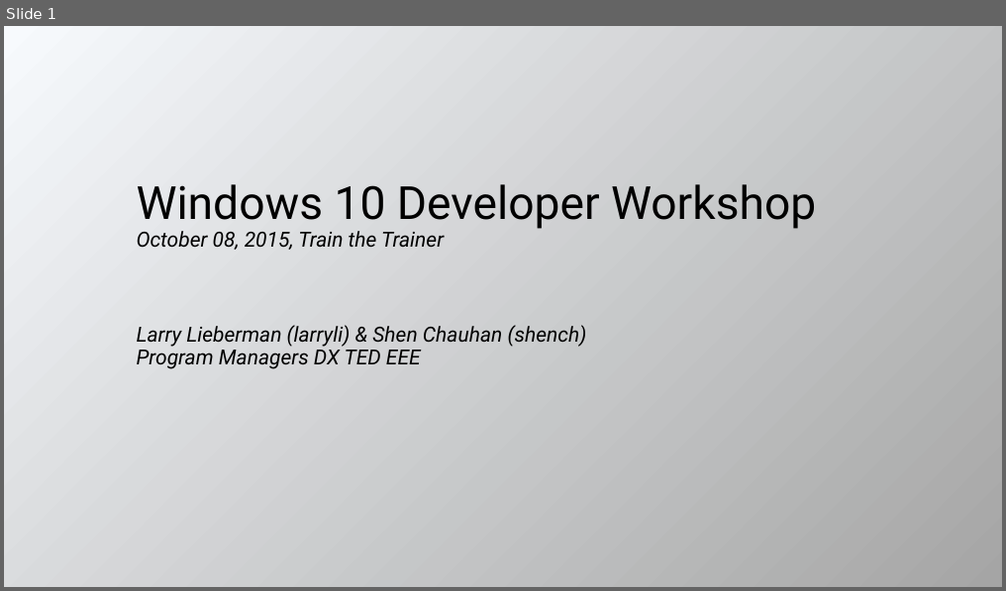
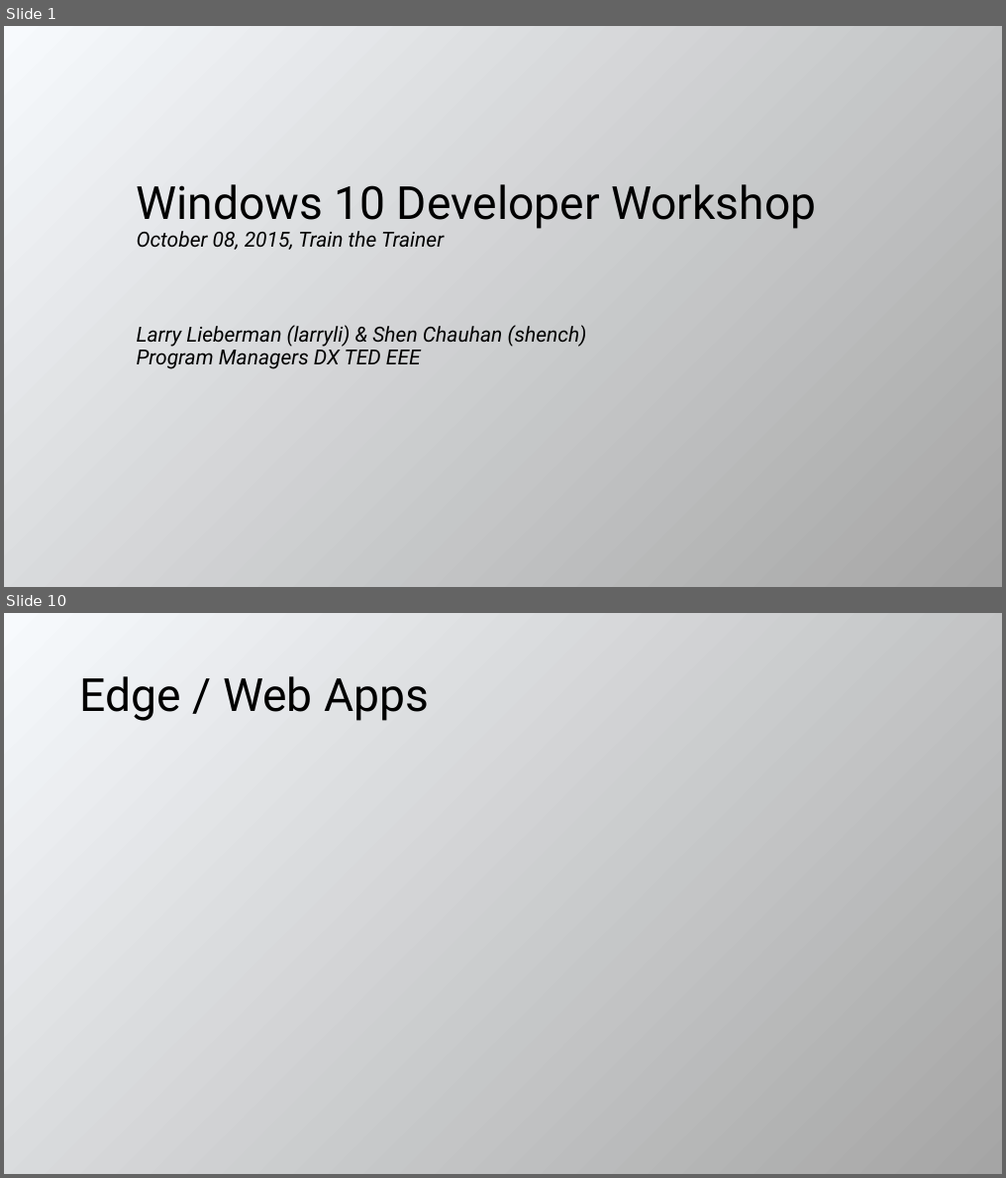
Before and after one commit to evangelism/WinDevWorkshop, a slide deck: 10.08.15.Train the Trainer.pptx. Shown one above the other, each under a label of ours: slide 1 before the commit, slides 1 and 10 after it; the slides between them are not shown. The pictures are 1006x591 and 1006x1178 pixels, drawn with LibreOffice and Linux fonts; fonts in the diff are those of the drawing. Boxes give left, top, right and bottom in pixels: in the first picture for what was removed or moved away, otherwise in the second. Text is boxed around its words. In the diff, an @@ line names an element or a change of style, - is before the commit and + after.

```diff
--- a/10.08.15.Train the Trainer.pptx
+++ b/10.08.15.Train the Trainer.pptx
@@ slide 10 added at [4,613,1002,1174], background gradient #F7FAFD to #A5A5A5 @@
@@ title added at [80,676,429,721], 44 pt, text #000000 @@
+Edge / Web Apps
```
Also in this commit, not shown: 4 slides changed, 8 other slides added.
